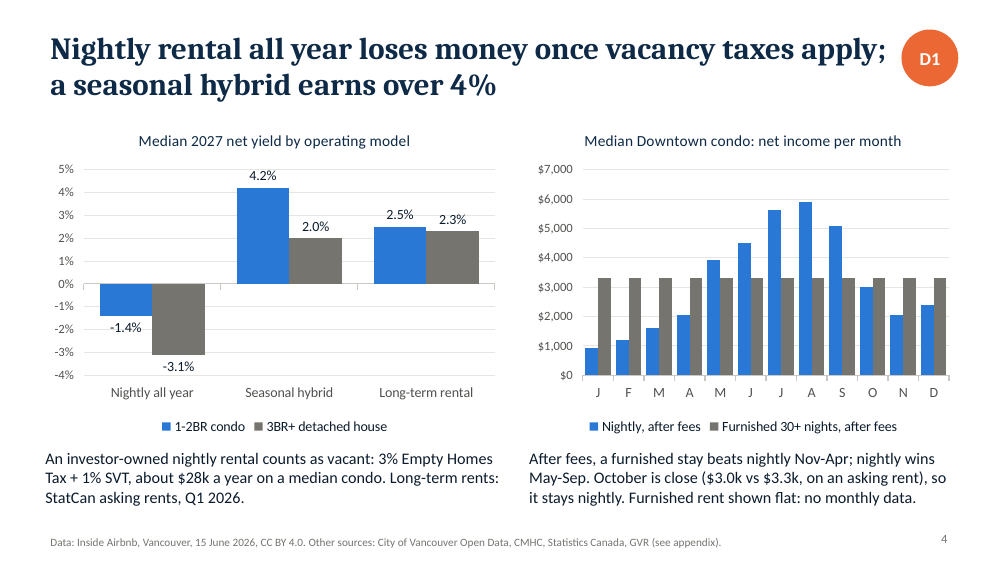
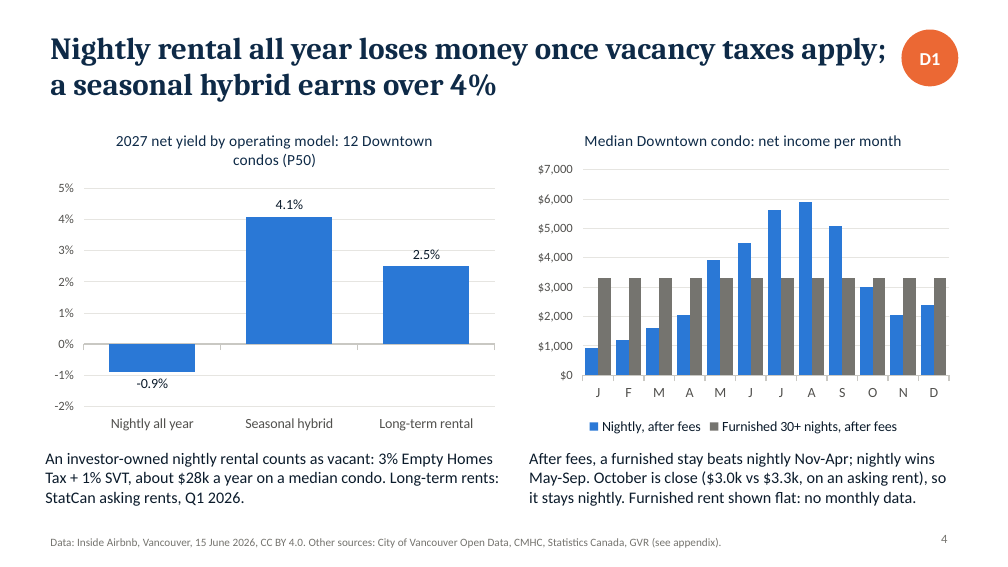
Before and after one commit to alexmdy/datajam2026, a slide deck: slide 4 of deck/DDD_DataJam2026_Pitch.pptx. Drawn at 1008x567 pixels with LibreOffice and Linux fonts; fonts in the diff are those of the drawing. Boxes give left, top, right and bottom in pixels: in the first picture for what was removed or moved away, otherwise in the second. Text is boxed around its words. In the diff, an @@ line names an element or a change of style, - is before the commit and + after.

```diff
--- a/deck/DDD_DataJam2026_Pitch.pptx
+++ b/deck/DDD_DataJam2026_Pitch.pptx
@@ column chart at bbox=[45, 116, 504, 438] @@
@@ title "Median 2027 net yield by operating model" to "2027 net yield by operating model: 12 Downtown condos (P50)" @@
-1-2BR condo: -1.4, 4.2, 2.5
+Series 1: -0.9, 4.1, 2.5
-3BR+ detached house: -3.1, 2, 2.3
@@ legend changed @@
@@ value axis changed @@
```
Also in this commit, not shown: 7 other slides changed, 3 other files.
